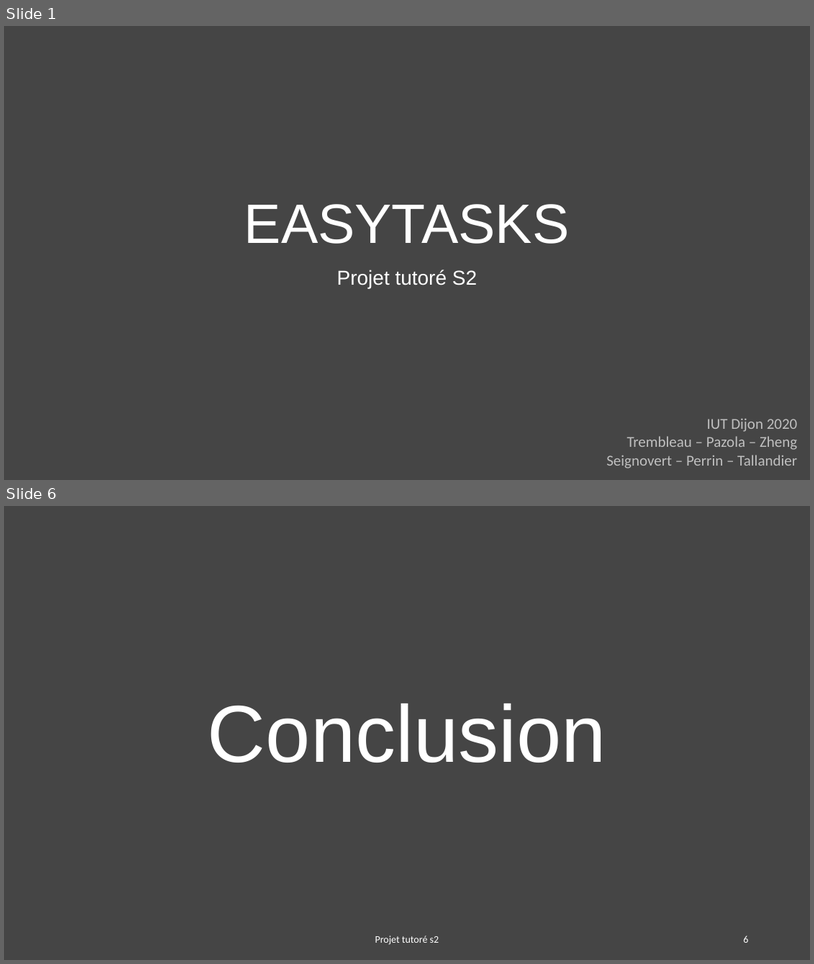
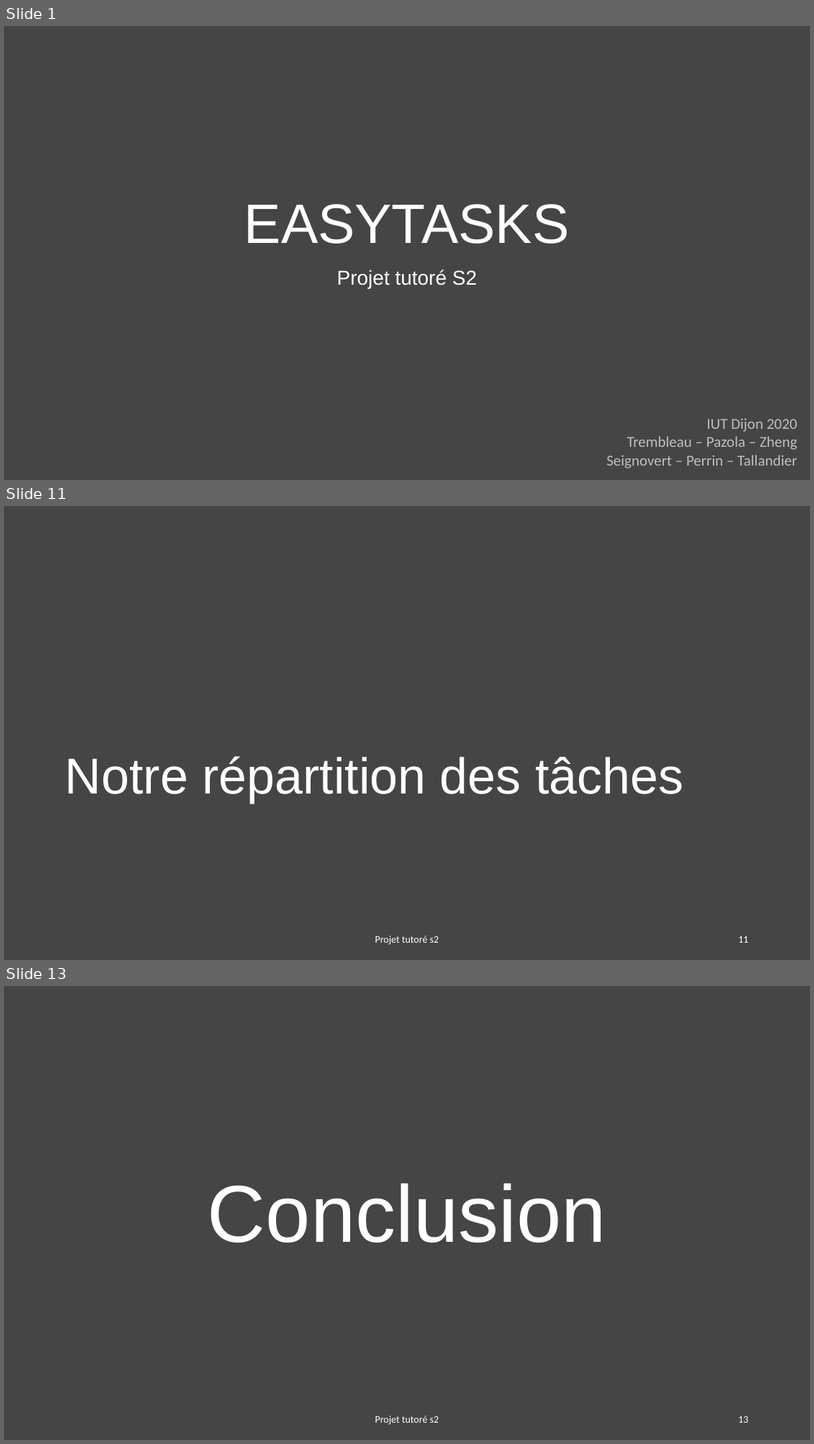
Before and after one commit to Spaicat/IUT-S2-EasyTasks, a slide deck: RDV/RDV1/EASYTASKS.pptx. Shown one above the other, each under a label of ours: slides 1 and 6 before the commit, slides 1, 11 and 13 after it; the slides between them are not shown. The pictures are 814x964 and 814x1444 pixels, drawn with LibreOffice and Linux fonts; fonts in the diff are those of the drawing. Boxes give left, top, right and bottom in pixels: in the first picture for what was removed or moved away, otherwise in the second. Text is boxed around its words. In the diff, an @@ line names an element or a change of style, - is before the commit and + after.

```diff
--- a/RDV/RDV1/EASYTASKS.pptx
+++ b/RDV/RDV1/EASYTASKS.pptx
@@ slide 11 added at (4,506,810,960), background #454545 @@
@@ title added at (65,756,684,803), 60 pt, text #FFFFFF @@
+Notre répartition des tâches
@@ text added at (376,935,440,944), 12 pt, text #FFFFFF @@
+Projet tutoré s2
@@ page number added at (738,936,748,942), 12 pt, text #FFFFFF @@
+11
@@ what was slide 6 is now slide 13 @@
@@ page number at (738,1416,748,1422): text changed @@
-6
+13
```
Also in this commit, not shown: 4 slides changed, 6 other slides added.
